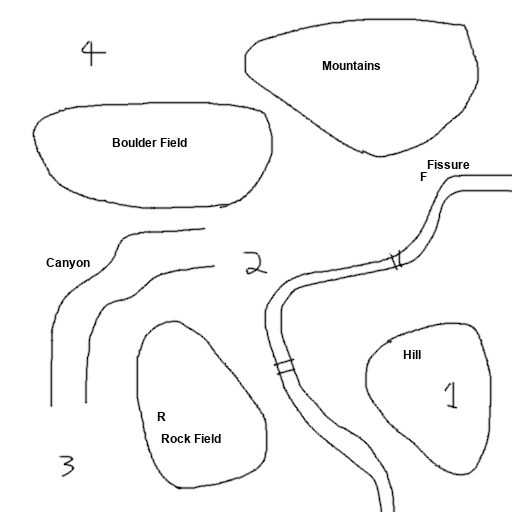
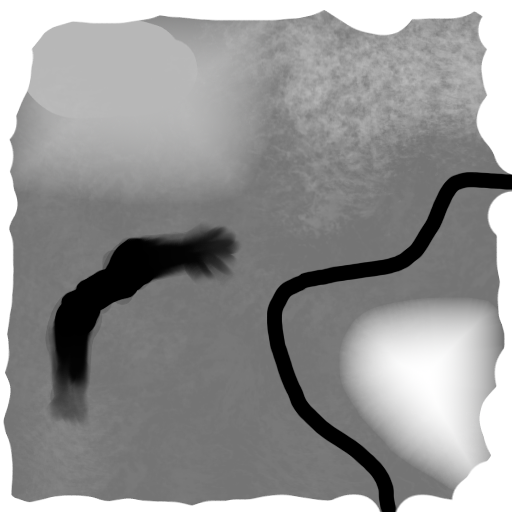
Before/after of a (512, 512) layered artwork. What changed in the layer stack:
hid "Rock Field" over [161, 434, 221, 443]
hid "Fissure" over [427, 160, 470, 169]
hid "F" over [420, 172, 427, 181]
hid "Hill" over [403, 350, 421, 359]
hid "Canyon" over [46, 258, 90, 269]
hid "R" over [157, 412, 166, 421]
hid "Boulder Field" over [112, 138, 187, 147]
hid "Mountains" over [322, 61, 381, 70]
hid "Layer", painted on it, masked it over [3, 10, 512, 512]
added layer "Layer #2" above "Layer #1" over [3, 10, 512, 512]
added layer "Layer #1" above "Layer #3" over [185, 10, 512, 264]
added layer "Layer #3" (overlay) above "Background" over [3, 10, 512, 512]
painted on "Background" over [3, 10, 512, 512]
